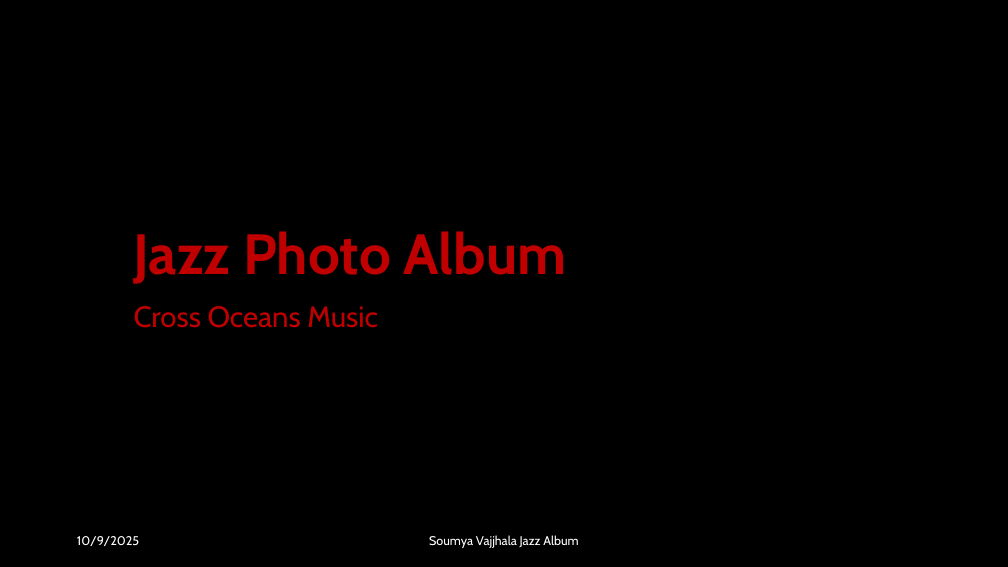
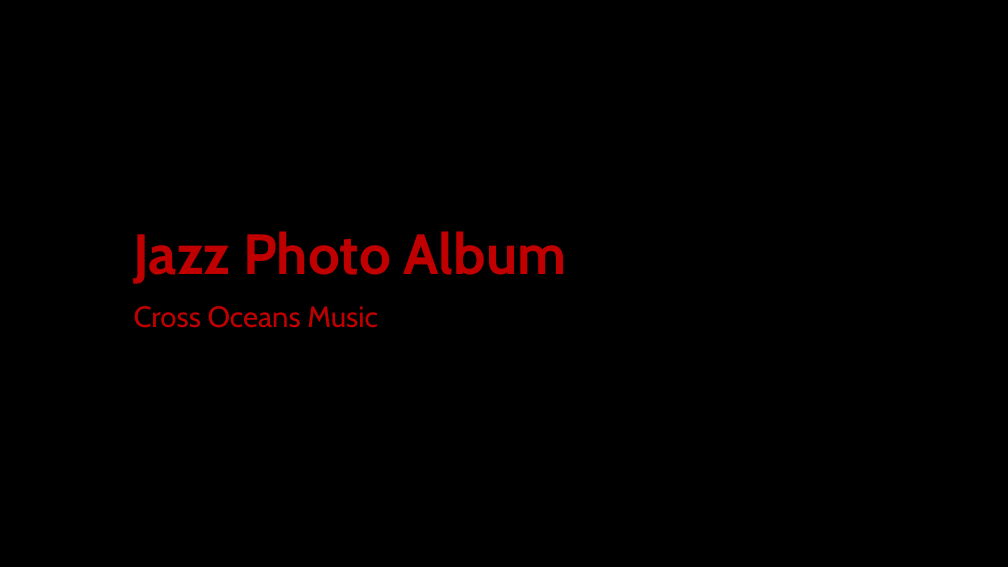
Before and after one commit to soumyavajjhala/soumyavajjhala.github.io, a slide deck: slide 1 of Desktop Publishing & Presentation Graphics Applications/Applying Advanced Graphic Techniques and Inserting Audio and Video/Jazz Album.pptx. Drawn at 1008x567 pixels with LibreOffice and Linux fonts; fonts in the diff are those of the drawing; background and template pictures are left out. Boxes give left, top, right and bottom in pixels: in the first picture for what was removed or moved away, otherwise in the second. Text is boxed around its words. In the diff, an @@ line names an element or a change of style, - is before the commit and + after.

```diff
--- a/Desktop Publishing & Presentation Graphics Applications/Applying Advanced Graphic Techniques and Inserting Audio and Video/Jazz Album.pptx
+++ b/Desktop Publishing & Presentation Graphics Applications/Applying Advanced Graphic Techniques and Inserting Audio and Video/Jazz Album.pptx
@@ text removed at [77, 536, 139, 546] @@
-10/9/2025
@@ text removed at [429, 535, 578, 548] @@
-Soumya Vajjhala Jazz Album
```
Also in this commit, not shown: 6 other slides changed, 39 other files.
